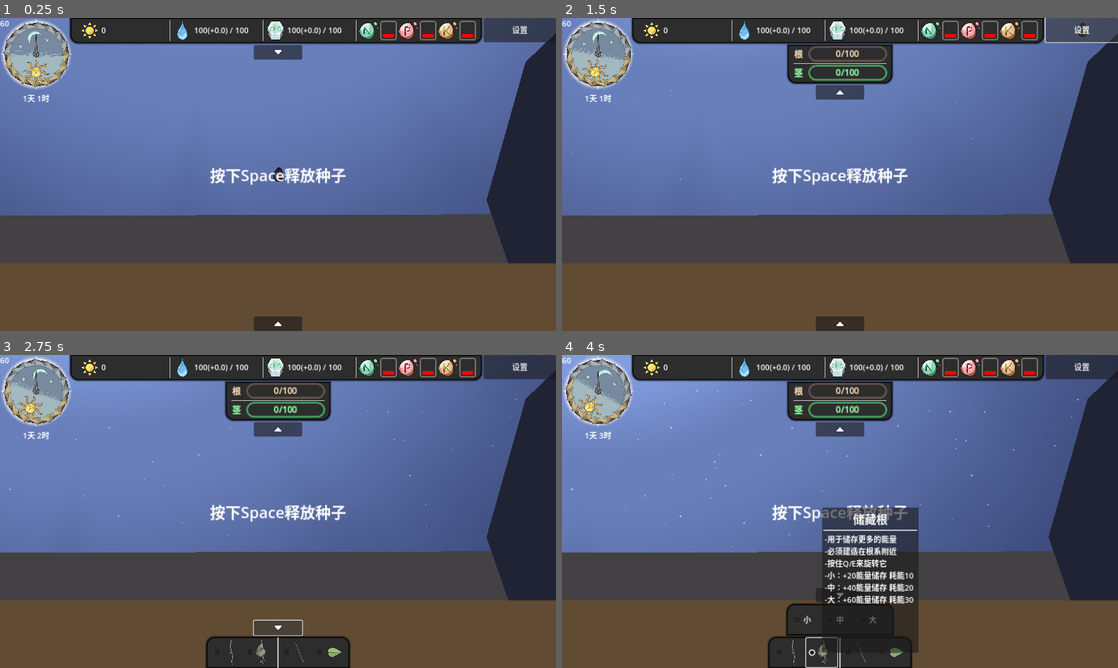
Above: before the commit, frames 1-4 (two rows, left to right).
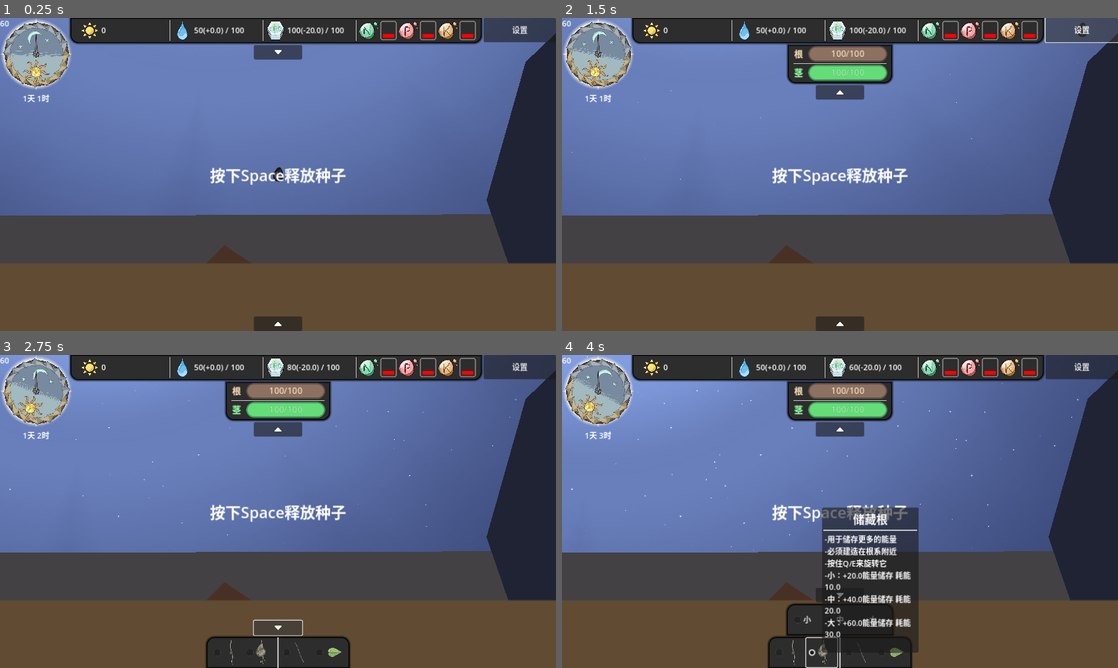
Above: after the commit, the same moments.

Repository: DeanNevan/RootsOfLife
Game: Godot game, scene res://src/main/MainGame/MainGame.tscn
Two runs of this game, one before a commit and one after it. Both use one fixed random seed, a clock stepped at 60 frames per second and the inputs below. The engine's default icon, where the game draws it, is replaced by a stand-in: a white triangle on a blue panel in a dark square.
Inputs (mouse positions are in pixels of both pictures, inside the frame that each line leads up to):
- Up to frame 1 (0.25 s): no input
- Up to frame 2 (1.5 s): click (840, 52) at 0.5 s; click "设置" at 1.25 s
- Up to frame 3 (2.75 s): click (278, 661) at 2 s
- Up to frame 4 (4 s): click (789, 652) at 2.75 s; click (823, 652) at 3.5 s

The runs differ from the first frame. In frame 1, 0.4% of the frame differs, in the area x 34-62%, y 2-79%; in frame 2, 1.5%; in frame 3, 1.5%; in frame 4, 2.7%, in the area x 34-64%, y 2-91%.
Error after the commit: Parse Error: Cannot call the parent class' virtual function "_ready()" because it hasn't been defined. (res://src/main/PlantElement/StorageRoots/StorageRootsS/…

Commit message:
数值有关的都放进了Config自动加载里

Diff:
--- a/project.godot
+++ b/project.godot
@@ -23,6 +23,7 @@
 GameTime="*res://src/main/autoload/GameTime.tscn"
 InputManager="*res://src/main/autoload/InputManager.gd"
 GUI="*res://src/main/autoload/GUI.tscn"
+Config="*res://src/main/autoload/Config.tscn"
 
 [display]
 
--- a/src/main/MainGame/GameWorld/GameWorld.gd
+++ b/src/main/MainGame/GameWorld/GameWorld.gd
@@ -5,10 +5,14 @@
 @onready var _WorldArea = %WorldArea
 
 @export var world_rect := Rect2(Vector2(-1500, -1500), Vector2(3000, 3000))
+@export var roots_growth_goal := 100.0
+@export var stem_growth_goal := 100.0
 
 # Called when the node enters the scene tree for the first time.
 func _ready():
 	Data.game_world = self
+	Data.roots_goal = roots_growth_goal
+	Data.stem_goal = stem_growth_goal
 	pass # Replace with function body.
 
 
--- a/src/main/MainGame/GameWorld/instances/Test/GameWorldTest.tscn
+++ b/src/main/MainGame/GameWorld/instances/Test/GameWorldTest.tscn
@@ -63,7 +63,7 @@
 texture_color_override = true
 
 [node name="TerrainNutritionK" parent="Terrains" index="11" instance=ExtResource("7_428ud")]
-polygon = PackedVector2Array(-1331, 198, -1378, 329, -1236, 376, -1207, 283)
+polygon = PackedVector2Array(-111, 146, -170, 205, -49, 293, 15, 231)
 
 [node name="TerrainNutritionK2" parent="Terrains" index="12" instance=ExtResource("7_428ud")]
 polygon = PackedVector2Array(298, 241, 304, 379, 452, 309)
--- a/src/main/MainGame/MainGameBG/MainGameBG.gd
+++ b/src/main/MainGame/MainGameBG/MainGameBG.gd
@@ -20,10 +20,10 @@
 		scale.y = 1 / camera.zoom.y
 
 	if $Sun.visible:
-		$SunlightManager.sunlight_level_per_raycast = 1
+		$SunlightManager.sunlight_level_per_raycast = Config.SUNLIGHT_LEVEL_SUN_PER_RAYCAST
 		$SunlightManager.percent = $Sun.percent_in_period
 		pass
 	elif $Moon.visible:
-		$SunlightManager.sunlight_level_per_raycast = 0.2
+		$SunlightManager.sunlight_level_per_raycast = Config.SUNLIGHT_LEVEL_MOON_PER_RAYCAST
 		$SunlightManager.percent = $Moon.percent_in_period
 		pass
--- a/src/main/MainGame/MainGameUI/ContainerEnergy/ContainerEnergy.gd
+++ b/src/main/MainGame/MainGameUI/ContainerEnergy/ContainerEnergy.gd
@@ -28,7 +28,10 @@
 	GUI._FloatWindow.activate(
 		self,
 		"能量",
-		"-即碳水化合物\n-由光合作用产生，消耗1单位水分，产生1单位能量\n-建造储藏根来增加最大容量\n-植物成长值越大，日常消耗越大，当前消耗:%.3f" % Data.energy.decrease_speed
+		"-即碳水化合物\n-由光合作用产生，消耗1单位水分，产生%.1f单位能量\n-建造储藏根来增加最大容量\n-植物成长值越大，日常消耗越大，当前消耗:%.3f" % [
+			Config.PHOTOSYNTHESIS_RATE,
+			Data.energy.decrease_speed
+		]
 	)
 	pass # Replace with function body.
 
--- a/src/main/MainGame/MainGameUI/ContainerNutrition/ContainerNutrition.gd
+++ b/src/main/MainGame/MainGameUI/ContainerNutrition/ContainerNutrition.gd
@@ -102,7 +102,10 @@
 	GUI._FloatWindow.activate(
 		_ContainerN,
 		"氮",
-		"-分为缺少、普通、丰富三级\n-普通：增效光合作用50%%\n-丰富：叶子暂停脱落\n-当前为%s\n-根系每接触1个区域，营养+1级\n-注意：同时拥有三个及以上的同一营养区域是浪费" % Data.nutrition_n.get_level_str()
+		"-分为缺少、普通、丰富三级\n-普通：增效光合作用%.1f%%\n-丰富：叶子暂停脱落\n-当前为%s\n-根系每接触1个区域，营养+1级\n-注意：同时拥有三个及以上的同一营养区域是浪费" % [
+			(Config.N_PHOTOSYNTHESIS_EFFECIENCY - 1) * 100,
+			Data.nutrition_n.get_level_str()
+		]
 	)
 	pass # Replace with function body.
 
@@ -116,7 +119,11 @@
 	GUI._FloatWindow.activate(
 		_ContainerP,
 		"磷",
-		"-分为缺少、普通、丰富三级\n-普通：日常能量消耗降低50%%\n-丰富：日常能量消耗降低100%%\n-当前为%s\n-根系每接触1个区域，营养+1级\n-注意：同时拥有三个及以上的同一营养区域是浪费" % Data.nutrition_p.get_level_str()
+		"-分为缺少、普通、丰富三级\n-普通：日常能量消耗降低%.1f%%\n-丰富：日常能量消耗降低%.1f%%\n-当前为%s\n-根系每接触1个区域，营养+1级\n-注意：同时拥有三个及以上的同一营养区域是浪费" % [
+			(1 - Config.P_ENERGY_COST_1) * 100,
+			(1 - Config.P_ENERGY_COST_2) * 100,
+			Data.nutrition_p.get_level_str()
+		]
 	)
 	pass # Replace with function body.
 
@@ -130,7 +137,10 @@
 	GUI._FloatWindow.activate(
 		_ContainerK,
 		"钾",
-		"-分为缺少、普通、丰富三级\n-普通：水分储量提高100\n-丰富：迷雾全开\n-当前为%s\n-根系每接触1个区域，营养+1级\n-注意：同时拥有三个及以上的同一营养区域是浪费" % Data.nutrition_k.get_level_str()
+		"-分为缺少、普通、丰富三级\n-普通：水分储量提高%.1f\n-丰富：迷雾全开\n-当前为%s\n-根系每接触1个区域，营养+1级\n-注意：同时拥有三个及以上的同一营养区域是浪费" % [
+			Config.K_CAPACITY_BONUS,
+			Data.nutrition_k.get_level_str()
+		]
 	)
 	pass # Replace with function body.
 
--- a/src/main/MainGame/MainGameUI/MainGameUI.gd
+++ b/src/main/MainGame/MainGameUI/MainGameUI.gd
@@ -186,7 +186,7 @@
 	GUI._FloatWindow.activate(
 		_ButtonRootsLine,
 		"根系",
-		"-用画笔建造根系\n-根必须依附于另一条根，并且沿途不能遇到障碍物\n-每米消耗1能量"
+		"-用画笔建造根系\n-根必须依附于另一条根，并且沿途不能遇到障碍物\n-每米消耗%.1f能量" % Config.TREE_LIKE_LINE_COST_RATE
 	)
 	pass # Replace with function body.
 
@@ -200,7 +200,7 @@
 	GUI._FloatWindow.activate(
 		_ButtonStemLine,
 		"茎系",
-		"-用画笔建造茎系\n-茎必须依附于另一条茎，并且沿途不能遇到障碍物\n-每米消耗1能量"
+		"-用画笔建造茎系\n-茎必须依附于另一条茎，并且沿途不能遇到障碍物\n-每米消耗%.1f能量" % Config.TREE_LIKE_LINE_COST_RATE
 	)
 	pass # Replace with function body.
 
@@ -215,7 +215,14 @@
 	GUI._FloatWindow.activate(
 		_ButtonStorageRoots,
 		"储藏根",
-		"-用于储存更多的能量\n-必须建造在根系附近\n-按住Q/E来旋转它\n-小：+20能量储存 耗能10\n-中：+40能量储存 耗能20\n-大：+60能量储存 耗能30"
+		"-用于储存更多的能量\n-必须建造在根系附近\n-按住Q/E来旋转它\n-小：+%.1f能量储存 耗能%.1f\n-中：+%.1f能量储存 耗能%.1f\n-大：+%.1f能量储存 耗能%.1f" % [
+			Config.CAPACITY_STORAGE_ROOTS_S,
+			Config.COST_STORAGE_ROOTS_S,
+			Config.CAPACITY_STORAGE_ROOTS_M,
+			Config.COST_STORAGE_ROOTS_M,
+			Config.CAPACITY_STORAGE_ROOTS_L,
+			Config.COST_STORAGE_ROOTS_L,
+		]
 	)
 	pass # Replace with function body.
 
@@ -229,7 +236,11 @@
 	GUI._FloatWindow.activate(
 		_ButtonLeaf,
 		"叶子",
-		"-用于接收光照\n-不同尺寸的叶子大小不同\n-必须建造在茎系附近\n-按住Q/E来旋转它\n-小：耗能10\n-中：耗能20\n-大：耗能30"
+		"-用于接收光照\n-不同尺寸的叶子大小不同\n-必须建造在茎系附近\n-按住Q/E来旋转它\n-小：耗能%.1f\n-中：耗能%.1f\n-大：耗能%.1f" % [
+			Config.COST_LEAF_S,
+			Config.COST_LEAF_M,
+			Config.COST_LEAF_L,
+		]
 	)
 	pass # Replace with function body.
 
--- a/src/main/Plant/Plant.gd
+++ b/src/main/Plant/Plant.gd
@@ -331,7 +331,7 @@
 func _on_growth_point_changed():
 	var total_growth_point : float = Data.roots_growth_point + Data.stem_growth_point
 	Data.energy.decrease_speed -= normal_energy_cost
-	normal_energy_cost = (total_growth_point / 10) * Data.normal_energy_cost_effeciency
+	normal_energy_cost = (total_growth_point / 10) * Data.normal_energy_cost_effeciency * Config.NORMAL_ENERGY_COST_RATE
 	Data.energy.decrease_speed += normal_energy_cost
 	pass
 
@@ -369,7 +369,7 @@
 				Data.water.value -= temp
 				consumed_water = temp
 
-	Data.energy.value += consumed_water * Data.photosynthesis_effeciency
+	Data.energy.value += consumed_water * Data.photosynthesis_effeciency * Config.PHOTOSYNTHESIS_RATE
 
 	Data.water.update()
 	Data.energy.update()
@@ -381,28 +381,28 @@
 		Data.photosynthesis_effeciency = 1
 		Data.is_pause_leaf_fall = false
 	elif Data.nutrition_n.level == 1:
-		Data.photosynthesis_effeciency = 1.5
+		Data.photosynthesis_effeciency = Config.N_PHOTOSYNTHESIS_EFFECIENCY
 		Data.is_pause_leaf_fall = false
 	elif Data.nutrition_n.level >= 2:
-		Data.photosynthesis_effeciency = 1.5
+		Data.photosynthesis_effeciency = Config.N_PHOTOSYNTHESIS_EFFECIENCY
 		Data.is_pause_leaf_fall = true
 
 	if Data.nutrition_p.level == 0:
 		Data.normal_energy_cost_effeciency = 1
 	elif Data.nutrition_p.level == 1:
-		Data.normal_energy_cost_effeciency = 0.5
+		Data.normal_energy_cost_effeciency = Config.P_ENERGY_COST_1
 	elif Data.nutrition_p.level >= 2:
-		Data.normal_energy_cost_effeciency = 0.0
+		Data.normal_energy_cost_effeciency = Config.P_ENERGY_COST_2
 
 	if Data.nutrition_k.level == 0:
 		if is_nutrition_k_working:
 			is_nutrition_k_working = false
-			Data.water.capacity -= 100
+			Data.water.capacity -= Config.K_CAPACITY_BONUS
 		Data.is_neglect_energy_capacity = false
 	elif Data.nutrition_k.level == 1:
 		if !is_nutrition_k_working:
 			is_nutrition_k_working = true
-			Data.water.capacity += 100
+			Data.water.capacity += Config.K_CAPACITY_BONUS
 		Data.is_neglect_energy_capacity = false
 	elif Data.nutrition_k.level >= 2:
 		emit_signal("clear_fog_requested")
--- a/src/main/PlantElement/Leaf/LeafL/LeafL.gd
+++ b/src/main/PlantElement/Leaf/LeafL/LeafL.gd
@@ -1,5 +1,6 @@
 extends Leaf
 class_name LeafL
 
-func _init():
-	energy_cost = 30.0
+func _ready():
+	super._ready()
+	energy_cost = Config.COST_LEAF_L
--- a/src/main/PlantElement/Leaf/LeafM/LeafM.gd
+++ b/src/main/PlantElement/Leaf/LeafM/LeafM.gd
@@ -1,5 +1,6 @@
 extends Leaf
 class_name LeafM
 
-func _init():
-	energy_cost = 20.0
+func _ready():
+	super._ready()
+	energy_cost = Config.COST_LEAF_M
--- a/src/main/PlantElement/Leaf/LeafS/LeafS.gd
+++ b/src/main/PlantElement/Leaf/LeafS/LeafS.gd
@@ -1,5 +1,6 @@
 extends Leaf
 class_name LeafS
 
-func _init():
-	energy_cost = 10.0
+func _ready():
+	super._ready()
+	energy_cost = Config.COST_LEAF_S
--- a/src/main/PlantElement/StorageRoots/StorageRootsL/StorageRootsL.gd
+++ b/src/main/PlantElement/StorageRoots/StorageRootsL/StorageRootsL.gd
@@ -1,6 +1,7 @@
 extends StorageRoots
 class_name StorageRootsL
 
-func _init():
-	energy_cost = 30
-	capacity_bonus = 60.0
+func _ready():
+	super._ready()
+	energy_cost = Config.COST_STORAGE_ROOTS_L
+	capacity_bonus = Config.CAPACITY_STORAGE_ROOTS_L
--- a/src/main/PlantElement/StorageRoots/StorageRootsM/StorageRootsM.gd
+++ b/src/main/PlantElement/StorageRoots/StorageRootsM/StorageRootsM.gd
@@ -1,6 +1,7 @@
 extends StorageRoots
 class_name StorageRootsM
 
-func _init():
-	energy_cost = 20
-	capacity_bonus = 40.0
+func _ready():
+	super._ready()
+	energy_cost = Config.COST_STORAGE_ROOTS_M
+	capacity_bonus = Config.CAPACITY_STORAGE_ROOTS_M
--- a/src/main/PlantElement/StorageRoots/StorageRootsS/StorageRootsS.gd
+++ b/src/main/PlantElement/StorageRoots/StorageRootsS/StorageRootsS.gd
@@ -1,6 +1,7 @@
 extends StorageRoots
 class_name StorageRootsS
 
-func _init():
-	energy_cost = 10
-	capacity_bonus = 20.0
+func _ready():
+	super._ready()
+	energy_cost = Config.COST_STORAGE_ROOTS_S
+	capacity_bonus = Config.CAPACITY_STORAGE_ROOTS_S
--- a/src/main/SunlightManager/SunlightManager.gd
+++ b/src/main/SunlightManager/SunlightManager.gd
@@ -9,7 +9,7 @@
 var frame_count := 0
 var update_period_frame := 30
 
-@export var sunlight_level_per_raycast := 1.0
+var sunlight_level_per_raycast := 1.0
 
 # Called when the node enters the scene tree for the first time.
 func _ready():
--- a/src/main/Terrain/TerrainDirt/TerrainDirtL/TerrainDirtL.gd
+++ b/src/main/Terrain/TerrainDirt/TerrainDirtL/TerrainDirtL.gd
@@ -1,7 +1,8 @@
 extends TerrainDirt
 class_name TerrainDirtL
 
-func _init():
-	water_per_hour = 3
+func _ready():
+	super._ready()
+	water_per_hour = Config.DIRT_L_WATER
 	hint_title = "深层泥土"
-	hint_content = "有比较多水分(每米根系+%d/h)\n你可以在这里建造根系" % water_per_hour
+	hint_content = "有比较多水分(每米根系+%.1f/h)\n你可以在这里建造根系" % water_per_hour
--- a/src/main/Terrain/TerrainDirt/TerrainDirtM/TerrainDirtM.gd
+++ b/src/main/Terrain/TerrainDirt/TerrainDirtM/TerrainDirtM.gd
@@ -1,7 +1,8 @@
 extends TerrainDirt
 class_name TerrainDirtM
 
-func _init():
-	water_per_hour = 2
+func _ready():
+	super._ready()
+	water_per_hour = Config.DIRT_M_WATER
 	hint_title = "普通泥土"
-	hint_content = "有一定水分(每米根系+%d/h)\n你可以在这里建造根系" % water_per_hour
+	hint_content = "有一定水分(每米根系+%.1f/h)\n你可以在这里建造根系" % water_per_hour
--- a/src/main/Terrain/TerrainDirt/TerrainDirtS/TerrainDirtS.gd
+++ b/src/main/Terrain/TerrainDirt/TerrainDirtS/TerrainDirtS.gd
@@ -1,7 +1,8 @@
 extends TerrainDirt
 class_name TerrainDirtS
 
-func _init():
-	water_per_hour = 1
+func _ready():
+	super._ready()
+	water_per_hour = Config.DIRT_S_WATER
 	hint_title = "浅层泥土"
-	hint_content = "有很少的水分(每米根系+%d/h)\n你可以在这里建造根系" % water_per_hour
+	hint_content = "有很少水分(每米根系+%.1f/h)\n你可以在这里建造根系" % water_per_hour
--- a/src/main/Terrain/TerrainDirt/TerrainDirtXL/TerrainDirtXL.gd
+++ b/src/main/Terrain/TerrainDirt/TerrainDirtXL/TerrainDirtXL.gd
@@ -1,7 +1,8 @@
 extends TerrainDirt
 class_name TerrainDirtXL
 
-func _init():
-	water_per_hour = 4
+func _ready():
+	super._ready()
+	water_per_hour = Config.DIRT_XL_WATER
 	hint_title = "沃土"
-	hint_content = "有很多水分(每米根系+%d/h)\n你可以在这里建造根系" % water_per_hour
+	hint_content = "有很多水分(每米根系+%.1f/h)\n你可以在这里建造根系" % water_per_hour
--- a/src/main/Terrain/TerrainWater/TerrainWater.gd
+++ b/src/main/Terrain/TerrainWater/TerrainWater.gd
@@ -5,9 +5,11 @@
 var is_working := false
 var in_area_roots_lines := []
 
-func _init():
+func _ready():
+	super._ready()
+	water_per_hour = Config.WATER_WATER
 	hint_title = "水"
-	hint_content = "根系只要接触，提供+%d水分/h，你很幸运" % water_per_hour
+	hint_content = "根系只要接触，提供+%.1f水分/h，你很幸运" % water_per_hour
 
 func _on_area_terrain_area_entered(area):
 	var object : Object = area
--- a/src/main/TreeLike/TreeLikeLine.gd
+++ b/src/main/TreeLike/TreeLikeLine.gd
@@ -92,7 +92,7 @@
 		if points.size() >= 1:
 			var last_point : Vector2 = points[points.size() - 2]
 			var distance : float = (_point - last_point).length()
-			var cost : float = Data.energy.calculate_roots_line_cost(distance)
+			var cost : float = Data.energy.calculate_roots_line_cost(distance) * Config.TREE_LIKE_LINE_COST_RATE
 			var result : bool = Data.energy.try_consume(cost)
 			if !result:
 				return false
--- /dev/null
+++ b/src/main/autoload/Config.gd
@@ -0,0 +1,45 @@
+extends Node
+
+@export var STAMP_PER_HOUR := 120
+
+@export var SUNLIGHT_LEVEL_SUN_PER_RAYCAST := 1.5
+@export var SUNLIGHT_LEVEL_MOON_PER_RAYCAST := 0.4
+
+@export var DIRT_S_WATER := 0.5
+@export var DIRT_M_WATER := 1.0
+@export var DIRT_L_WATER := 1.5
+@export var DIRT_XL_WATER := 2.0
+@export var WATER_WATER := 5.0
+
+@export var WATER_CAPACITY := 50.0
+@export var ENERGY_CAPACITY := 100.0
+
+@export var GROWTH_POINT_LEAF_S := 3.0
+@export var GROWTH_POINT_LEAF_M := 6.0
+@export var GROWTH_POINT_LEAF_L := 9.0
+@export var GROWTH_POINT_STORAGE_ROOTS_S := 3.0
+@export var GROWTH_POINT_STORAGE_ROOTS_M := 6.0
+@export var GROWTH_POINT_STORAGE_ROOTS_L := 9.0
+@export var GROWTH_POINT_ROOTS_LINE_LENGTH := 100.0
+@export var GROWTH_POINT_STEM_LINE_LENGTH := 100.0
+
+@export var NORMAL_ENERGY_COST_RATE := 1.0
+@export var PHOTOSYNTHESIS_RATE := 1.0
+
+@export var N_PHOTOSYNTHESIS_EFFECIENCY := 1.5
+@export var P_ENERGY_COST_1 := 0.5
+@export var P_ENERGY_COST_2 := 0.0
+@export var K_CAPACITY_BONUS := 50.0
+
+@export var TREE_LIKE_LINE_COST_RATE := 1.0
+
+@export var COST_LEAF_S := 15.0
+@export var COST_LEAF_M := 20.0
+@export var COST_LEAF_L := 30.0
+@export var COST_STORAGE_ROOTS_S := 10.0
+@export var COST_STORAGE_ROOTS_M := 20.0
+@export var COST_STORAGE_ROOTS_L := 30.0
+
+@export var CAPACITY_STORAGE_ROOTS_S := 20.0
+@export var CAPACITY_STORAGE_ROOTS_M := 40.0
+@export var CAPACITY_STORAGE_ROOTS_L := 60.0
--- /dev/null
+++ b/src/main/autoload/Config.tscn
@@ -0,0 +1,6 @@
+[gd_scene load_steps=2 format=3 uid="uid://8hyib41sklt4"]
+
+[ext_resource type="Script" path="res://src/main/autoload/Config.gd" id="1_7u1tb"]
+
+[node name="Config" type="Node"]
+script = ExtResource("1_7u1tb")
--- a/src/main/autoload/Data.gd
+++ b/src/main/autoload/Data.gd
@@ -74,50 +74,50 @@
 	sunlight.value = 0
 	sunlight.capacity = 9999
 	energy.capacity = 100
-	energy.value = 100
+	energy.value = Config.ENERGY_CAPACITY
 	water.capacity = 100
-	water.value = 100
+	water.value = Config.WATER_CAPACITY
 	nutrition_n.capacity = 100
 	nutrition_n.value = 0
 	nutrition_p.capacity = 100
 	nutrition_p.value = 0
 	nutrition_k.capacity = 100
 	nutrition_k.value = 0
-	roots_growth_point = 0
-	stem_growth_point = 0
+	roots_growth_point = 100.0
+	stem_growth_point = 100.0
 	is_pause_leaf_fall = false
 	pass
 
 func _on_new_roots_line_built(new_line : RootsLine):
 	var length : float = new_line.get_length()
-	roots_growth_point += length / 100.0
+	roots_growth_point += length / Config.GROWTH_POINT_ROOTS_LINE_LENGTH
 
 
 func _on_new_stem_line_built(new_line : StemLine):
 	var length : float = new_line.get_length()
-	stem_growth_point += length / 100.0
+	stem_growth_point += length / Config.GROWTH_POINT_STEM_LINE_LENGTH
 
 func _on_new_leaf_built(leaf : Leaf):
 	if leaf is LeafS:
-		stem_growth_point += 3
+		stem_growth_point += Config.GROWTH_POINT_LEAF_S
 	if leaf is LeafM:
-		stem_growth_point += 6
+		stem_growth_point += Config.GROWTH_POINT_LEAF_M
 	if leaf is LeafL:
-		stem_growth_point += 9
+		stem_growth_point += Config.GROWTH_POINT_LEAF_L
 
 func _on_new_storage_roots_built(storage_roots : StorageRoots):
 	if storage_roots is StorageRootsS:
-		roots_growth_point += 3
+		roots_growth_point += Config.GROWTH_POINT_STORAGE_ROOTS_S
 	if storage_roots is StorageRootsM:
-		roots_growth_point += 6
+		roots_growth_point += Config.GROWTH_POINT_STORAGE_ROOTS_M
 	if storage_roots is StorageRootsL:
-		roots_growth_point += 9
+		roots_growth_point += Config.GROWTH_POINT_STORAGE_ROOTS_L
 
 func _on_leaf_fallen(leaf : Leaf):
 	if leaf is LeafS:
-		stem_growth_point -= 3
+		stem_growth_point -= Config.GROWTH_POINT_LEAF_S
 	if leaf is LeafM:
-		stem_growth_point -= 6
+		stem_growth_point -= Config.GROWTH_POINT_LEAF_M
 	if leaf is LeafL:
-		stem_growth_point -= 9
+		stem_growth_point -= Config.GROWTH_POINT_LEAF_L
 	pass
--- a/src/main/autoload/GameTime.gd
+++ b/src/main/autoload/GameTime.gd
@@ -2,12 +2,6 @@
 
 signal hour_passed
 signal day_passed
-
-enum Period{
-
-}
-
-var STAMP_PER_HOUR := 120 # 60物理帧=1秒/一小时
 
 var timestamp := 0
 
@@ -35,10 +29,10 @@
 	set_physics_process(true)
 
 func get_day() -> int:
-	return timestamp / (24 * STAMP_PER_HOUR)
+	return timestamp / (24 * Config.STAMP_PER_HOUR)
 
 func get_hour_in_day() -> int:
-	return (timestamp - (get_day() * 24 * STAMP_PER_HOUR)) / STAMP_PER_HOUR
+	return (timestamp - (get_day() * 24 * Config.STAMP_PER_HOUR)) / Config.STAMP_PER_HOUR
 
 func get_percent_in_day() -> float:
-	return (timestamp - (get_day() * 24 * STAMP_PER_HOUR)) / (STAMP_PER_HOUR * 24.0)
+	return (timestamp - (get_day() * 24 * Config.STAMP_PER_HOUR)) / (Config.STAMP_PER_HOUR * 24.0)
